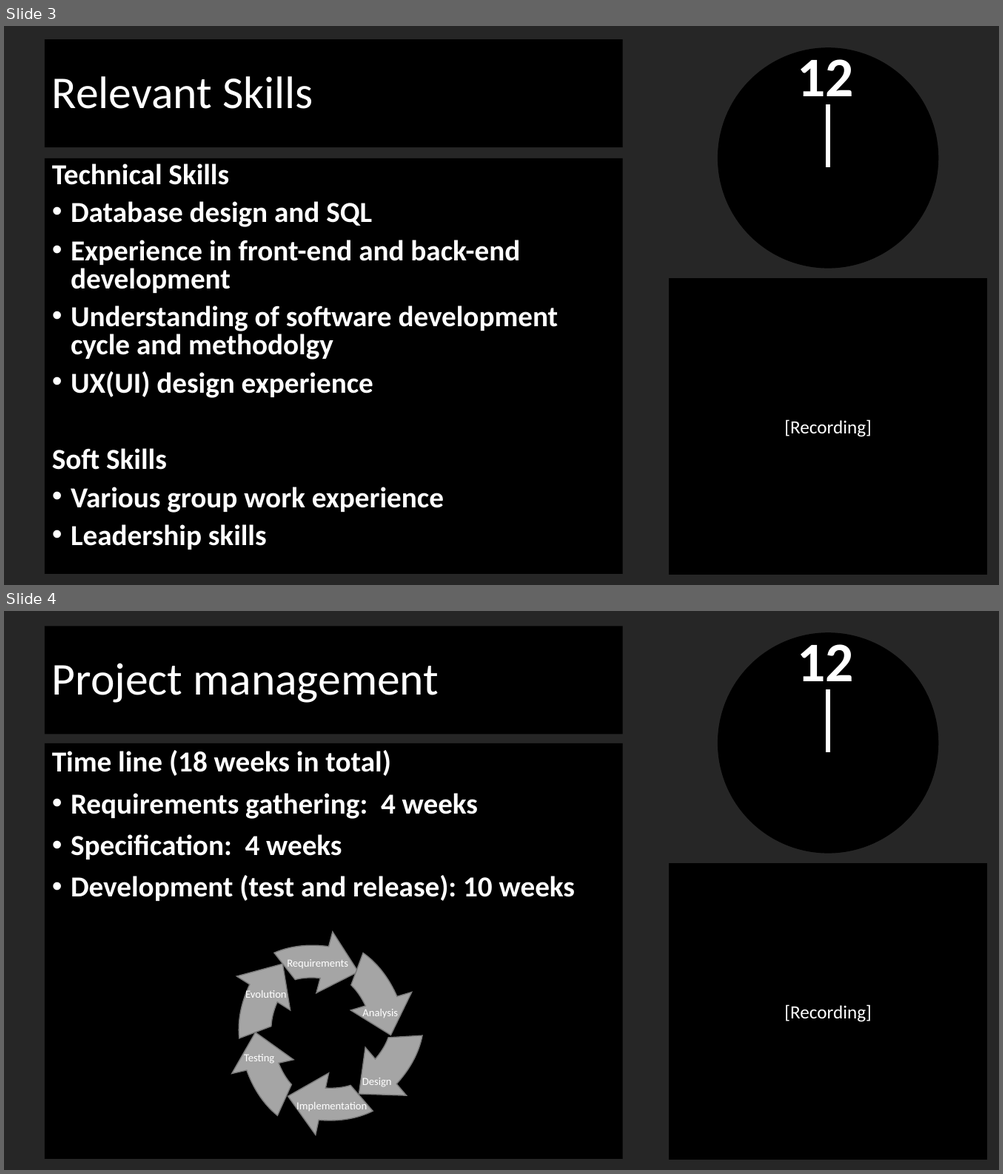
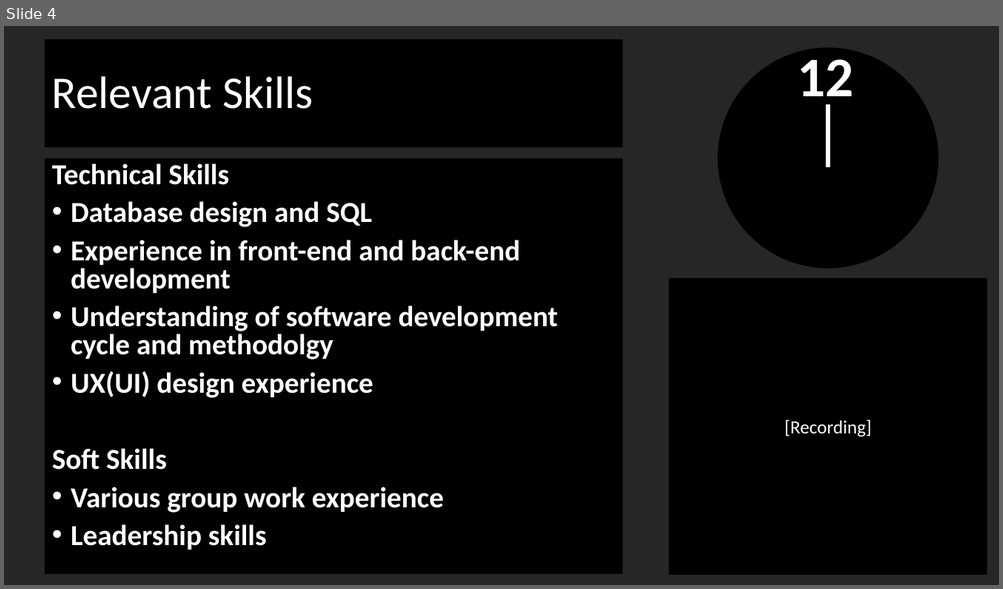
Before and after one commit to efyzx1UoN/Self-Service, a slide deck: docs/Slides/Good_Finance_Habits.pptx. Shown one above the other, each under a label of ours: slides 3 and 4 before the commit, slide 4 after it. The pictures are 1003x1174 and 1003x589 pixels, drawn with LibreOffice and Linux fonts; fonts in the diff are those of the drawing. Boxes give left, top, right and bottom in pixels: in the first picture for what was removed or moved away, otherwise in the second. Text is boxed around its words. In the diff, an @@ line names an element or a change of style, - is before the commit and + after.

```diff
--- a/docs/Slides/Good_Finance_Habits.pptx
+++ b/docs/Slides/Good_Finance_Habits.pptx
@@ slide 4 removed at (x1=4, y1=611, x2=999, y2=1170), background #262626; not listed: 4 template elements that a slide beside it also shows @@
@@ title removed at (x1=44, y1=626, x2=623, y2=734) @@
-Project management
@@ text removed at (x1=44, y1=743, x2=623, y2=1160) @@
-Time line (18 weeks in total)
-• Requirements gathering: 4 weeks
-• Specification: 4 weeks
-• Development (test and release): 10 weeks
@@ circular arrow removed at (x1=179, y1=843, x2=502, y2=1160) @@
@@ circular arrow removed at (x1=142, y1=883, x2=462, y2=1170) @@
@@ circular arrow removed at (x1=179, y1=888, x2=502, y2=1170) @@
@@ circular arrow removed at (x1=215, y1=883, x2=430, y2=1153) @@
@@ circular arrow removed at (x1=157, y1=900, x2=472, y2=1170) @@
@@ circular arrow removed at (x1=226, y1=925, x2=424, y2=1170) @@
@@ text removed at (x1=287, y1=960, x2=348, y2=970) @@
-Requirements
@@ text removed at (x1=245, y1=988, x2=286, y2=998) @@
-Evolution
@@ text removed at (x1=362, y1=1009, x2=398, y2=1020) @@
-Analysis
@@ text removed at (x1=244, y1=1054, x2=274, y2=1064) @@
-Testing
@@ text removed at (x1=362, y1=1078, x2=392, y2=1088) @@
-Design
@@ text removed at (x1=296, y1=1100, x2=367, y2=1113) @@
-Implementation
@@ what was slide 3 is now slide 4 @@
```
Also in this commit, not shown: 2 slides changed, 1 slide added.
